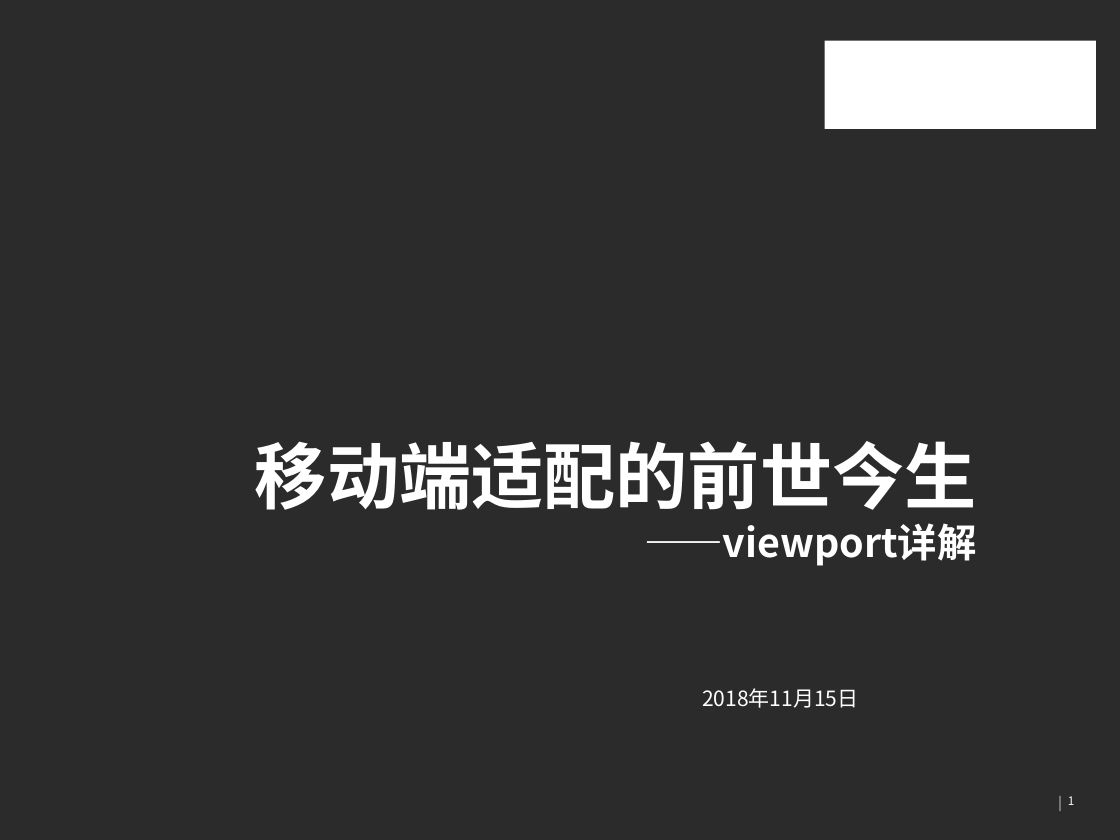
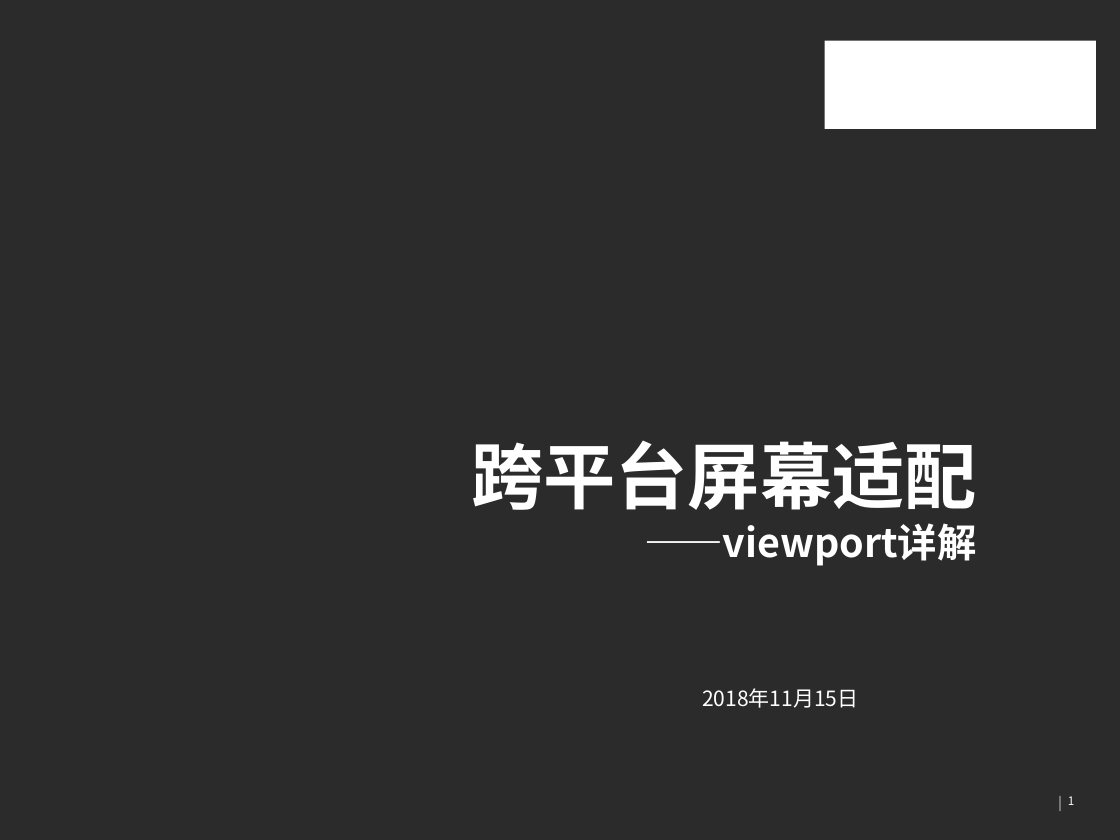
Before and after one commit to snailDu/blog, a slide deck: slide 1 of 技术分享/跨平台屏幕适配原理.pptx. Drawn at 1120x840 pixels with LibreOffice and Linux fonts; fonts in the diff are those of the drawing; background and template pictures are left out; a plain dark background stands for a picture behind light text. Boxes give left, top, right and bottom in pixels: in the first picture for what was removed or moved away, otherwise in the second. Text is boxed around its words. In the diff, an @@ line names an element or a change of style, - is before the commit and + after.

```diff
--- a/技术分享/跨平台屏幕适配原理.pptx
+++ b/技术分享/跨平台屏幕适配原理.pptx
@@ title at (471,440,977,566): text changed @@
-移动端适配的前世今生
-——viewport详解
+跨平台屏幕适配
+——viewport详解
```
Also in this commit, not shown: 2 other files.
